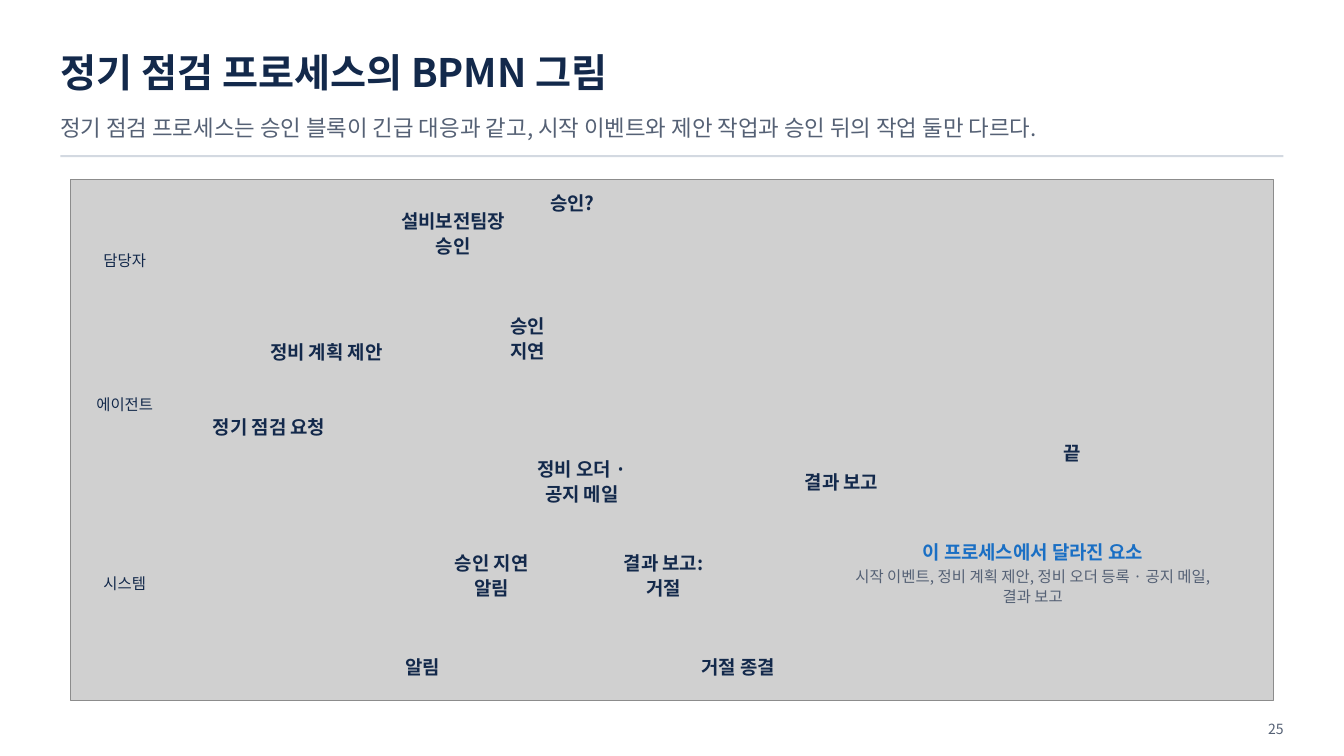
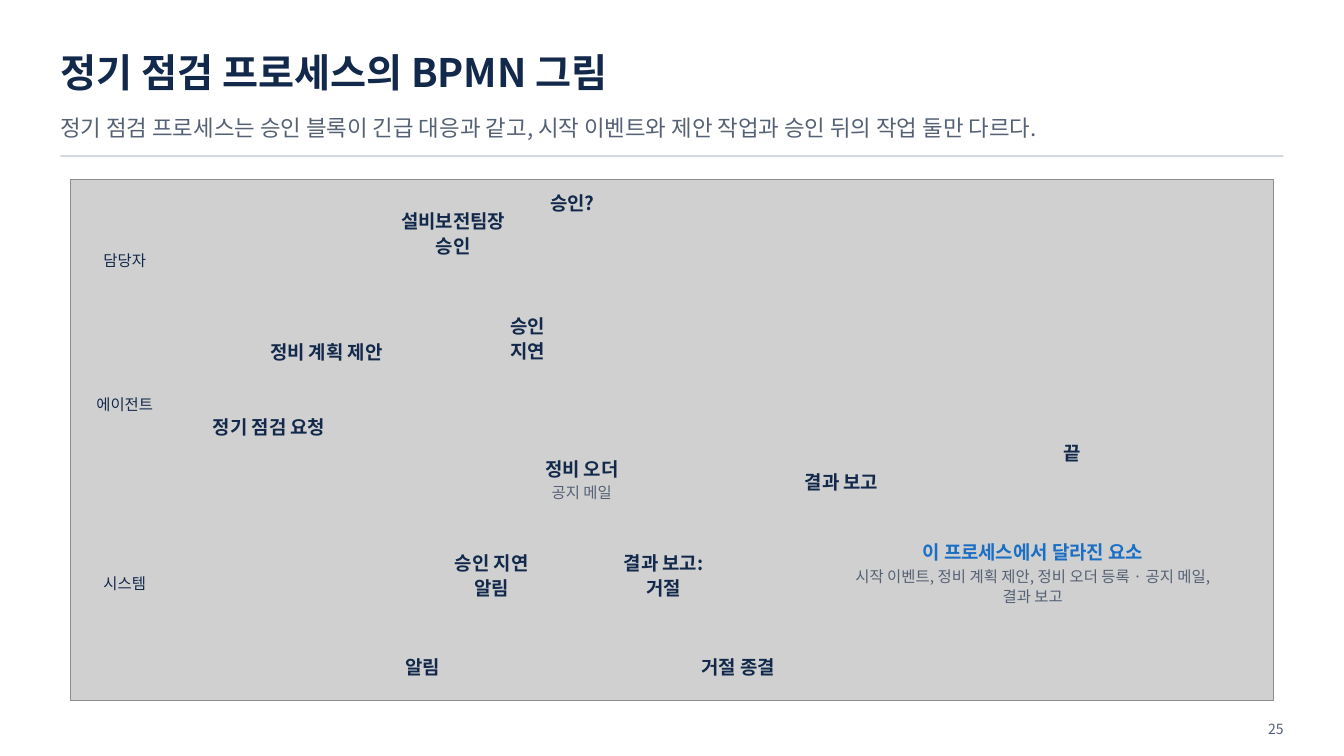
Before and after one commit to uengine-oss/hyd-iot-edu, a slide deck: slide 25 of 산출물/통합반/이론/10회차/통합반_10일차.pptx. Drawn at 1344x756 pixels with LibreOffice and Linux fonts; fonts in the diff are those of the drawing; grey boxes stand for pictures. Boxes give left, top, right and bottom in pixels: in the first picture for what was removed or moved away, otherwise in the second. Text is boxed around its words. In the diff, an @@ line names an element or a change of style, - is before the commit and + after.

```diff
--- a/산출물/통합반/이론/10회차/통합반_10일차.pptx
+++ b/산출물/통합반/이론/10회차/통합반_10일차.pptx
@@ text at (x1=545, y1=460, x2=619, y2=499): text changed @@
-정비 오더 · 공지 메일
+정비 오더
+공지 메일
```
Also in this commit, not shown: 2 other slides changed, 17 other files.
